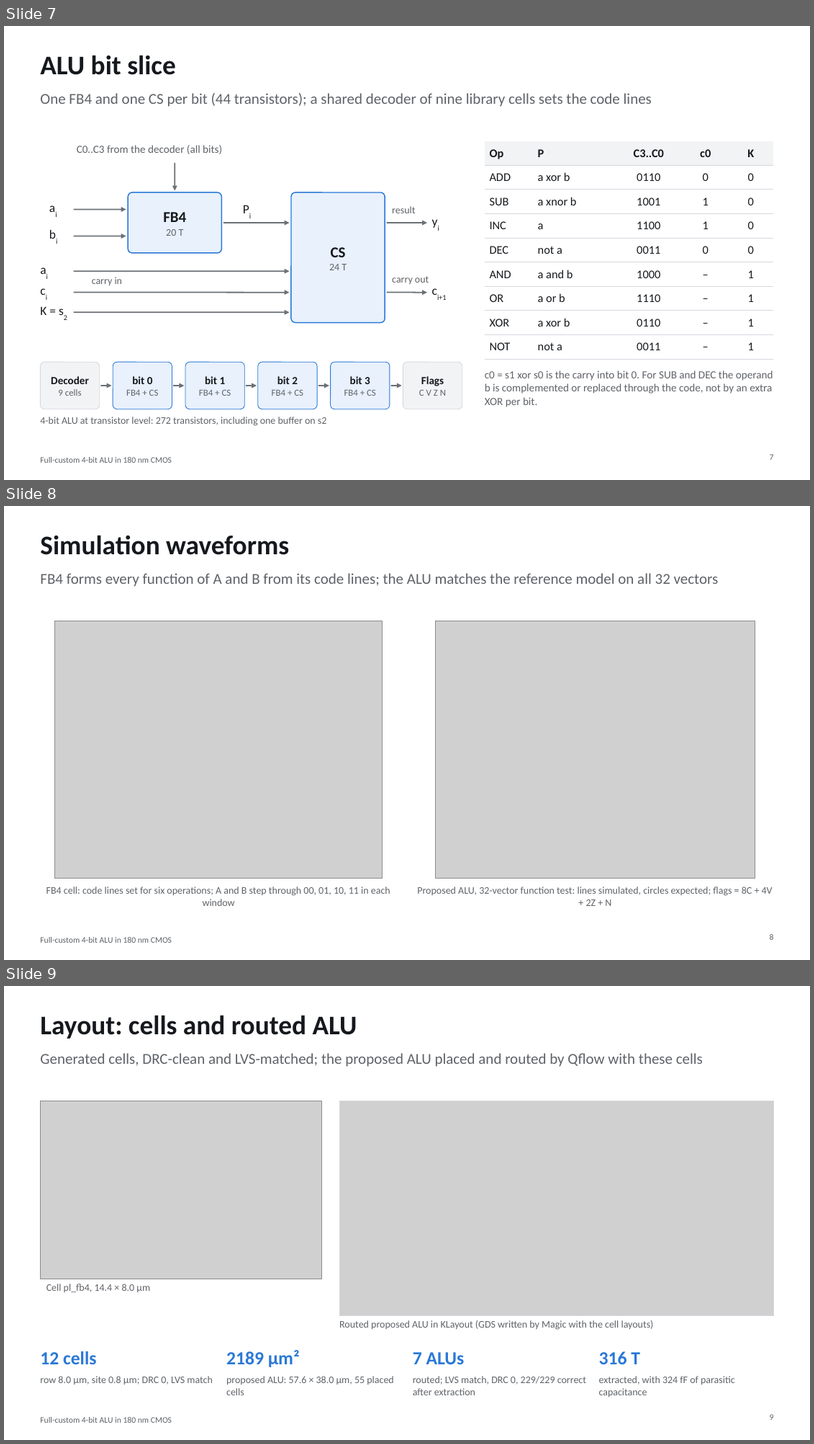
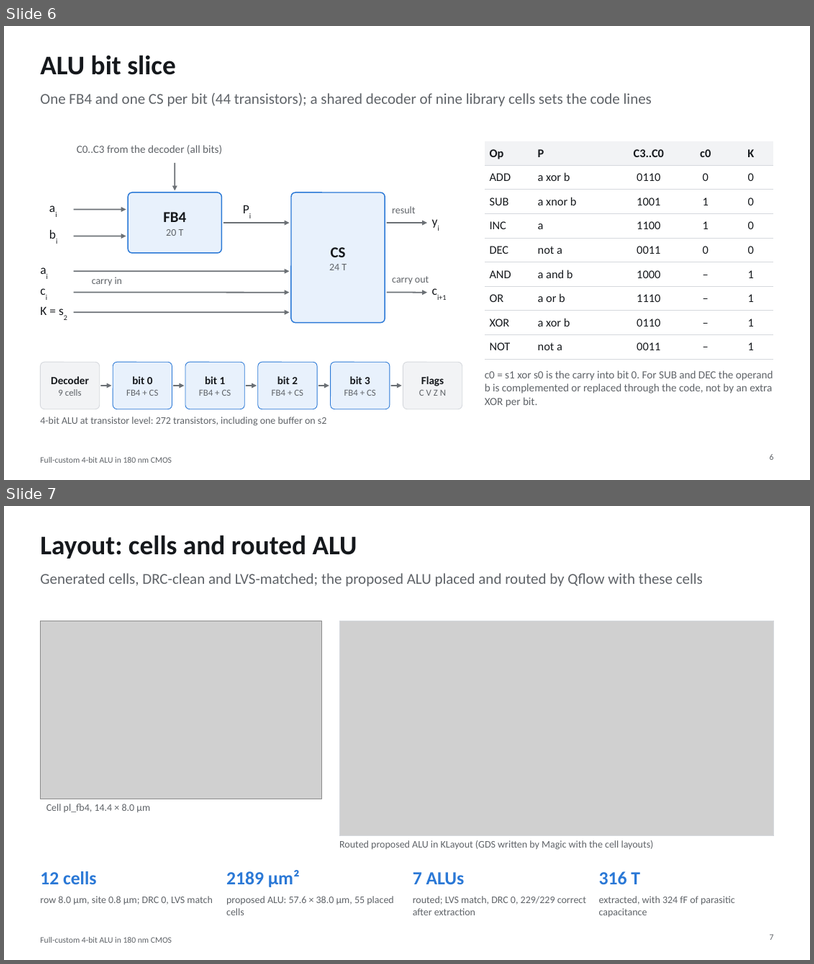
Before and after one commit to manshukgarg/alu-fullcustom-180nm, a slide deck: docs/presentation/ALU4_180nm_presentation.pptx. Shown one above the other, each under a label of ours: slides 7, 8 and 9 before the commit, slides 6 and 7 after it. The pictures are 814x1444 and 814x964 pixels, drawn with LibreOffice and Linux fonts; fonts in the diff are those of the drawing; grey boxes stand for pictures. Boxes give left, top, right and bottom in pixels: in the first picture for what was removed or moved away, otherwise in the second. Text is boxed around its words. In the diff, an @@ line names an element or a change of style, - is before the commit and + after.

```diff
--- a/docs/presentation/ALU4_180nm_presentation.pptx
+++ b/docs/presentation/ALU4_180nm_presentation.pptx
@@ slide 8 removed at [4,506,810,960], background #FFFFFF; not listed: 1 template element that a slide beside it also shows @@
@@ title removed at [40,535,289,555] @@
-Simulation waveforms
@@ text removed at [40,573,719,587] @@
-FB4 forms every function of A and B from its code lines; the ALU matches the reference model on all 32 vectors
@@ picture removed at [55,621,382,878] @@
@@ picture removed at [435,621,756,878] @@
@@ text removed at [46,886,391,906] @@
-FB4 cell: code lines set for six operations; A and B step through 00, 01, 10, 11 in each window
@@ text removed at [417,886,773,906] @@
-Proposed ALU, 32-vector function test: lines simulated, circles expected; flags = 8C + 4V + 2Z + N
@@ page number removed at [770,934,774,939] @@
-8
@@ what was slide 7 is now slide 6 @@
@@ page number at [770,454,774,459]: text changed @@
-7
+6
@@ what was slide 9 is now slide 7 @@
```
Also in this commit, not shown: 2 slides changed, 2 other slides removed, 6 other files.
